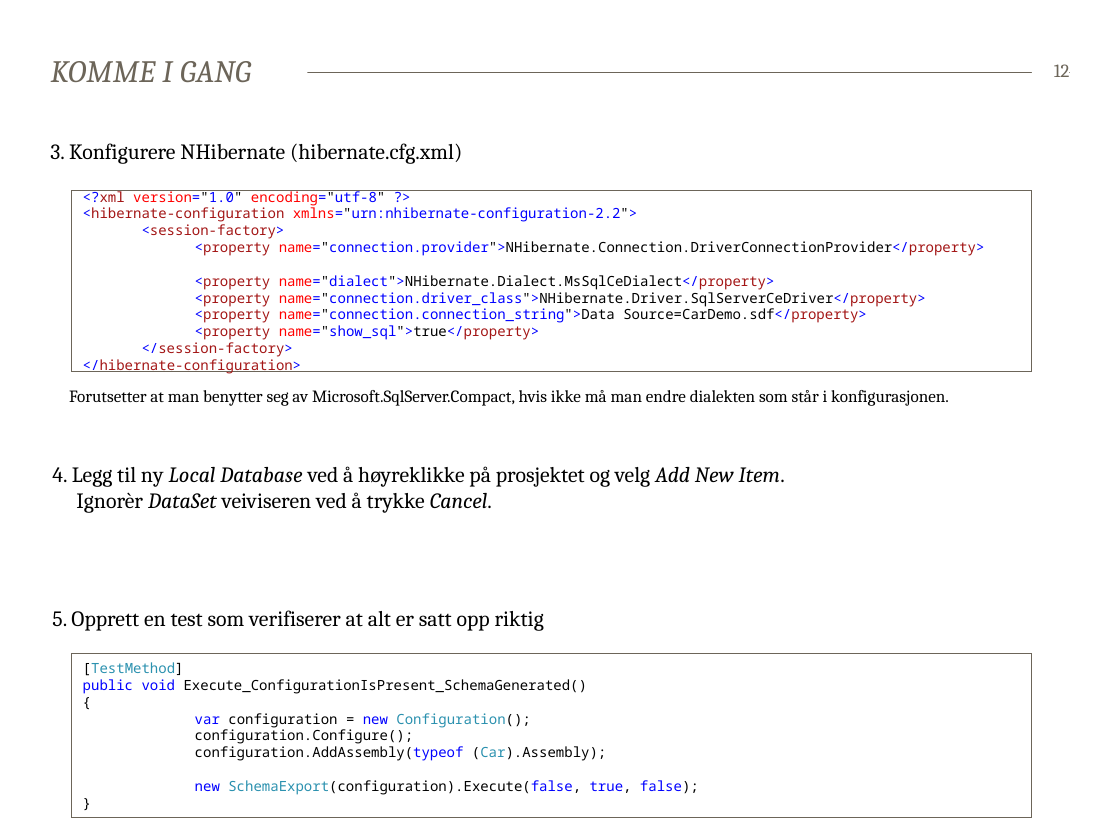
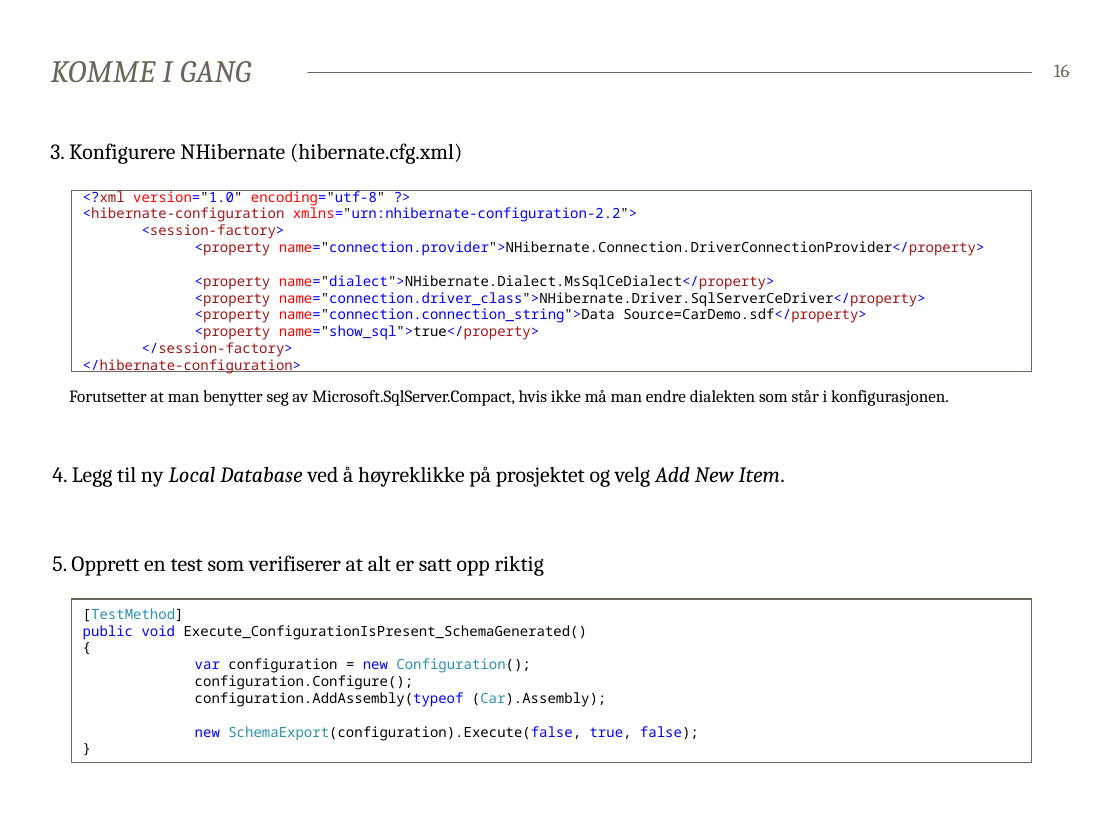
Before and after one commit to bekk/dotnetkurs, a slide deck: slide 16 of persistingData/persistingData.pptx (slide 12 before the commit). Drawn at 1120x840 pixels with LibreOffice and Linux fonts; fonts in the diff are those of the drawing. Boxes give left, top, right and bottom in pixels: in the first picture for what was removed or moved away, otherwise in the second. Text is boxed around its words. In the diff, an @@ line names an element or a change of style, - is before the commit and + after.

```diff
--- a/persistingData/persistingData.pptx
+++ b/persistingData/persistingData.pptx
@@ page number at bbox=[1054, 64, 1070, 77]: text changed @@
-12
+16
@@ text at bbox=[52, 466, 785, 487]: text changed @@
-4. Legg til ny Local Database ved å høyreklikke på prosjektet og velg Add New Item.
-Ignorèr DataSet veiviseren ved å trykke Cancel.
+4. Legg til ny Local Database ved å høyreklikke på prosjektet og velg Add New Item.
@@ text "5. Opprett en test som ...": place and size @@
-text "5. Opprett en test som ..." at bbox=[52, 610, 544, 631]
+text "5. Opprett en test som ..." at bbox=[52, 555, 544, 576]
@@ rectangle "[TestMethod]": place and size @@
-rectangle "[TestMethod]" at bbox=[72, 653, 1032, 816]
+rectangle "[TestMethod]" at bbox=[72, 599, 1032, 763]
```
Also in this commit, not shown: 3 other slides changed, 4 slides added, 2 slides removed, 16 other files.
